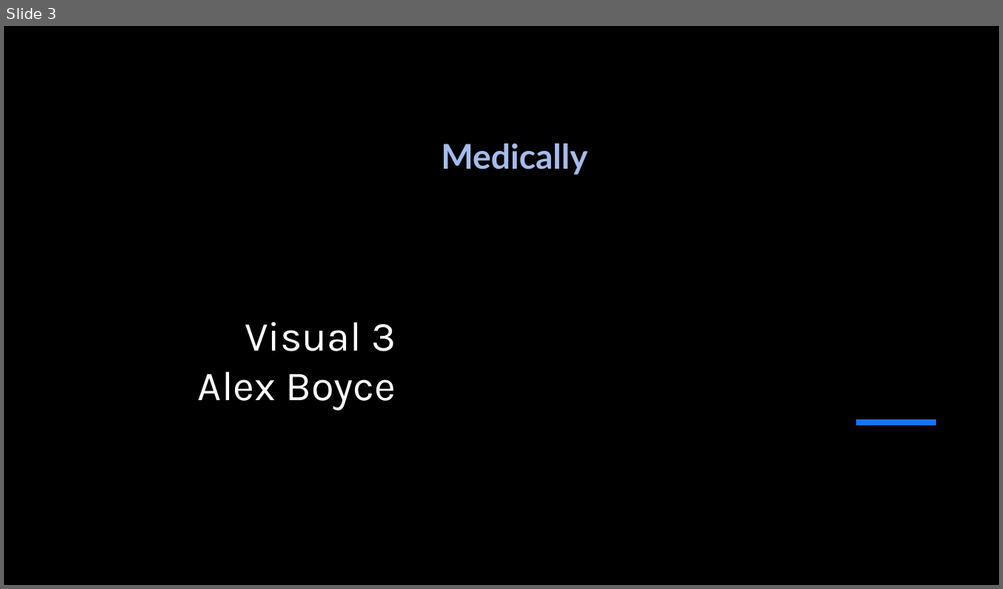
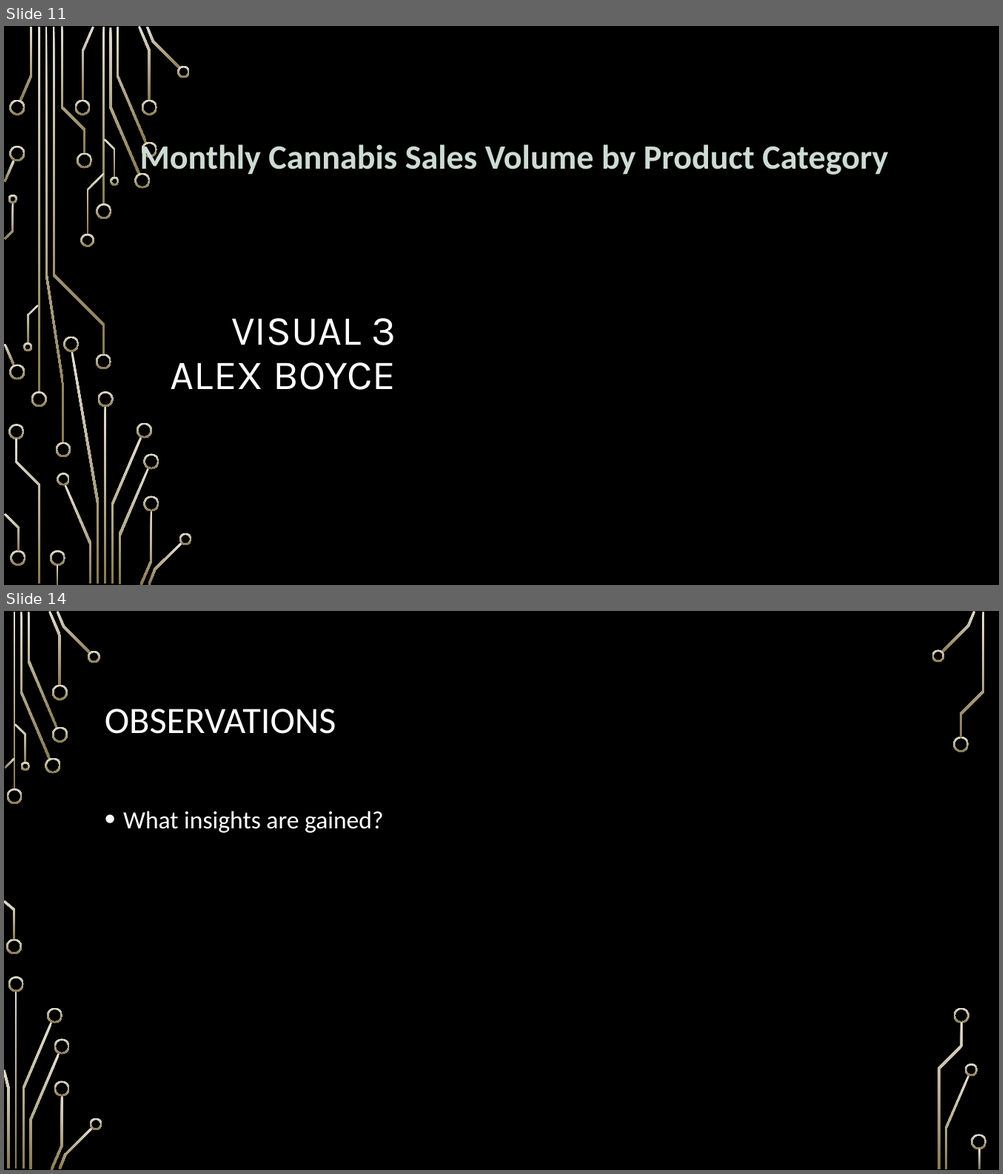
Before and after one commit to nood-leog/CS445-Group, a slide deck: Final Presentation Slides.pptx. Shown one above the other, each under a label of ours: slide 3 before the commit, slides 11 and 14 after it; the slides between them are not shown. The pictures are 1003x589 and 1003x1174 pixels, drawn with LibreOffice and Linux fonts; fonts in the diff are those of the drawing; background and template pictures are left out. Boxes give left, top, right and bottom in pixels: in the first picture for what was removed or moved away, otherwise in the second. Text is boxed around its words. In the diff, an @@ line names an element or a change of style, - is before the commit and + after.

```diff
--- a/Final Presentation Slides.pptx
+++ b/Final Presentation Slides.pptx
@@ slide 14 added at (4,611,999,1170), background picture (left out) @@
@@ title added at (105,709,336,734), 36 pt, text #FFFFFF @@
+OBSERVATIONS
@@ text added at (123,811,383,833), 24 pt, text #FFFFFF @@
+• What insights are gained?
@@ group added at (4,611,987,1170): 33 freeform shapes, 3 rectangles @@
@@ what was slide 3 is now slide 11 @@
@@ slide 11 changed as well @@
@@ rectangle removed at (301,26,999,585) @@
@@ text at (140,140,888,177): text changed; font Lato to Calibri; text colour #A5BCEB to #CDDBD3 @@
-Medically
+Monthly Cannabis Sales Volume by Product Category
@@ title at (170,318,396,390): text changed @@
-Visual 3
-Alex Boyce
+VISUAL 3
+ALEX BOYCE
@@ line removed from (856, 423) to (936, 423) @@
@@ group added at (4,26,192,585): 50 freeform shapes, 4 rectangles @@
```
Also in this commit, not shown: 21 other slides changed, 15 other slides added.
